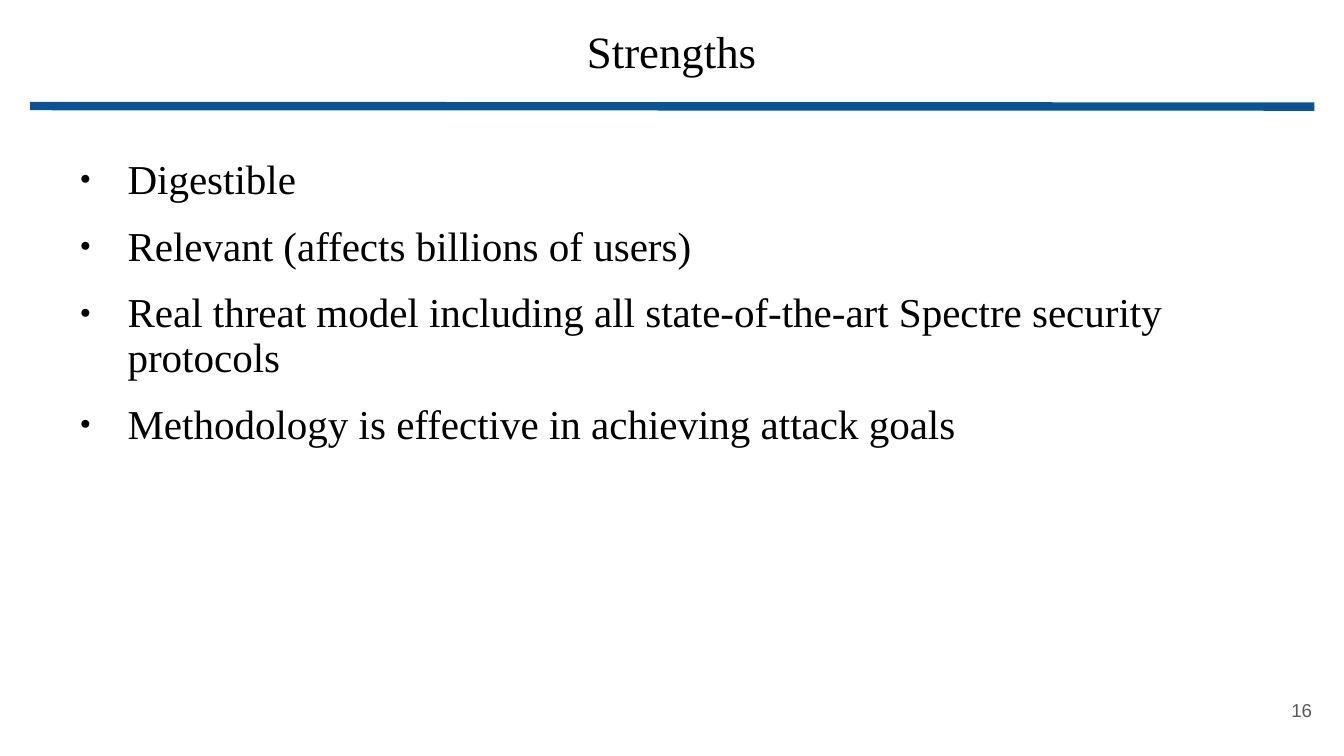
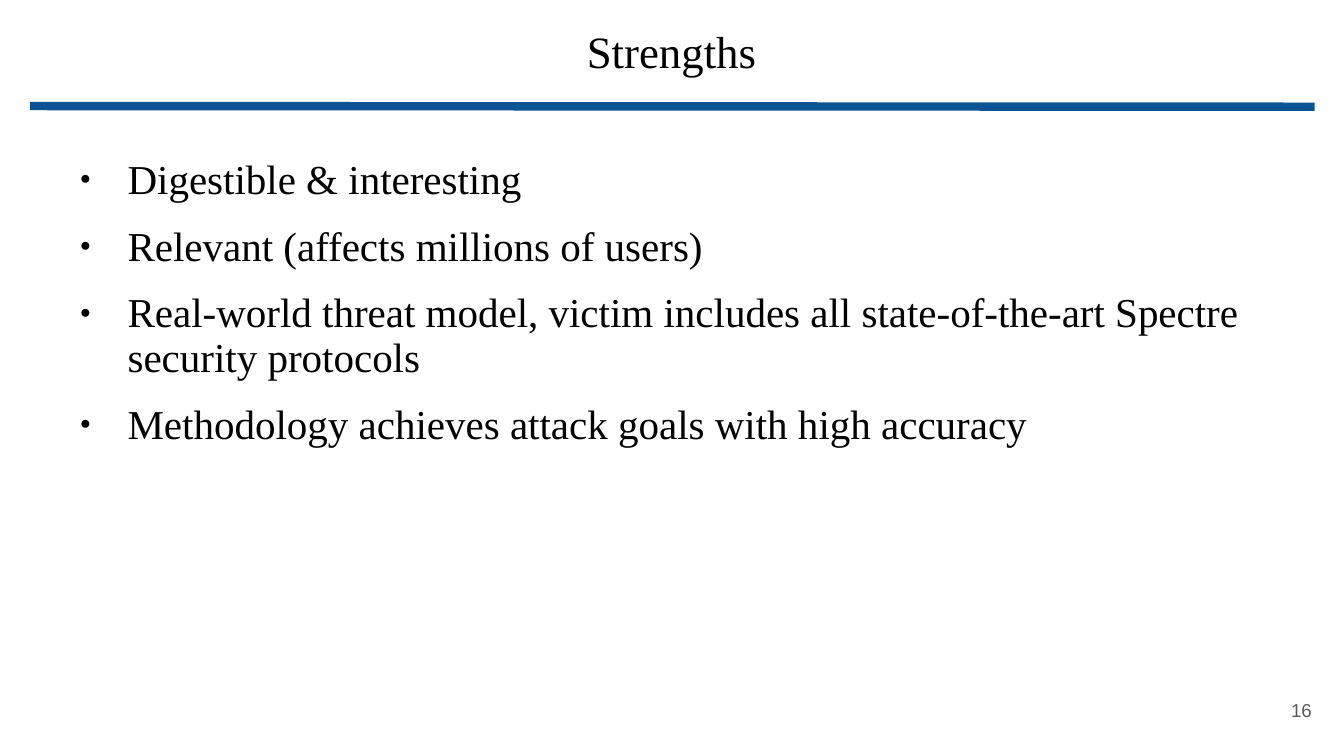
Before and after one commit to wbuz24/grad-research, a slide deck: slide 16 of presentations/Phantom.pptx. Drawn at 1344x756 pixels with LibreOffice and Linux fonts; fonts in the diff are those of the drawing. Boxes give left, top, right and bottom in pixels: in the first picture for what was removed or moved away, otherwise in the second. Text is boxed around its words. In the diff, an @@ line names an element or a change of style, - is before the commit and + after.

```diff
--- a/presentations/Phantom.pptx
+++ b/presentations/Phantom.pptx
@@ text at <box>128,165,1238,446</box>: text changed @@
-● Digestible
-● Relevant (affects billions of users)
-● Real threat model including all state-of-the-art Spectre security protocols
-● Methodology is effective in achieving attack goals
+● Digestible & interesting
+● Relevant (affects millions of users)
+● Real-world threat model, victim includes all state-of-the-art Spectre security protocols
+● Methodology achieves attack goals with high accuracy
```
Also in this commit, not shown: 12 other slides changed, 1 slide added, 1 slide removed.
